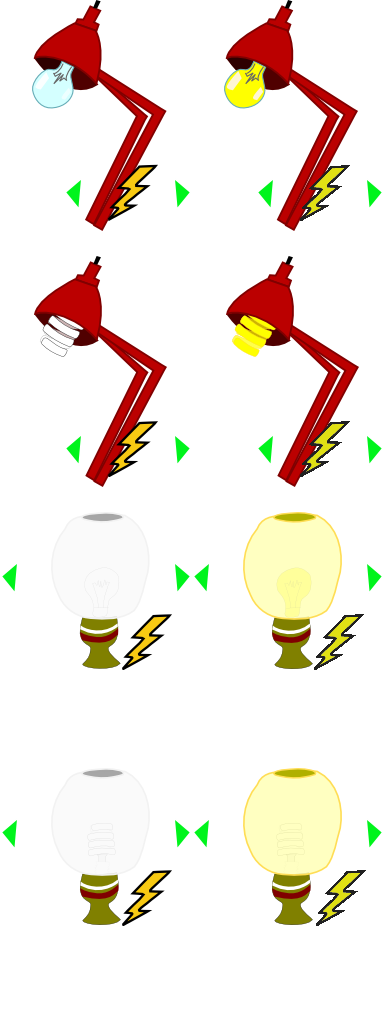
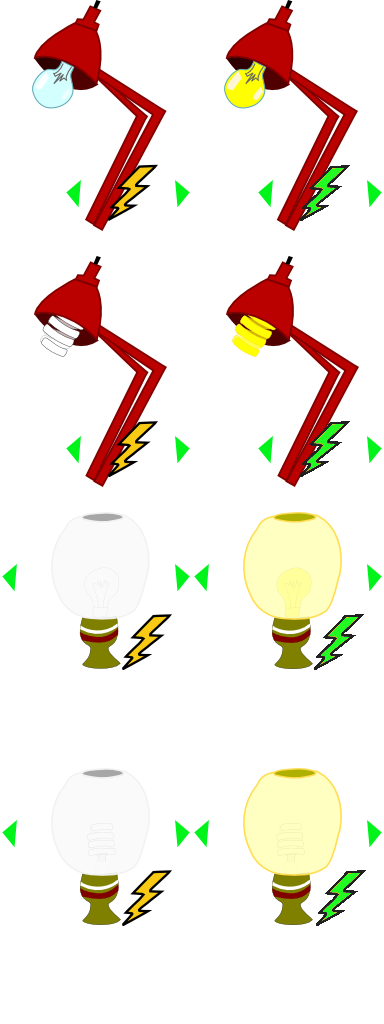
Comparing the layer stacks of the two 384 × 1024 images. Changes:
painted on "Background" over [308, 168, 360, 919]
